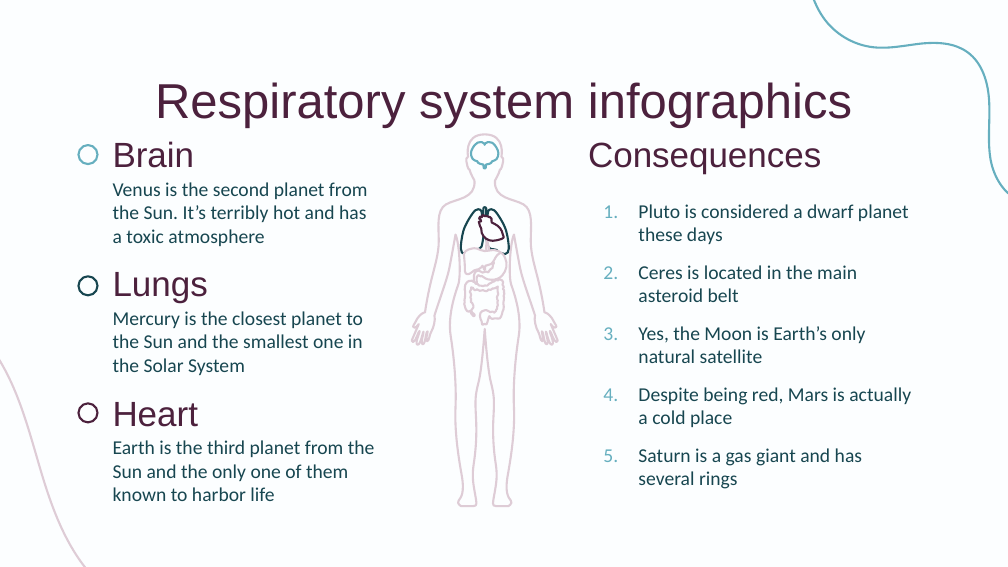
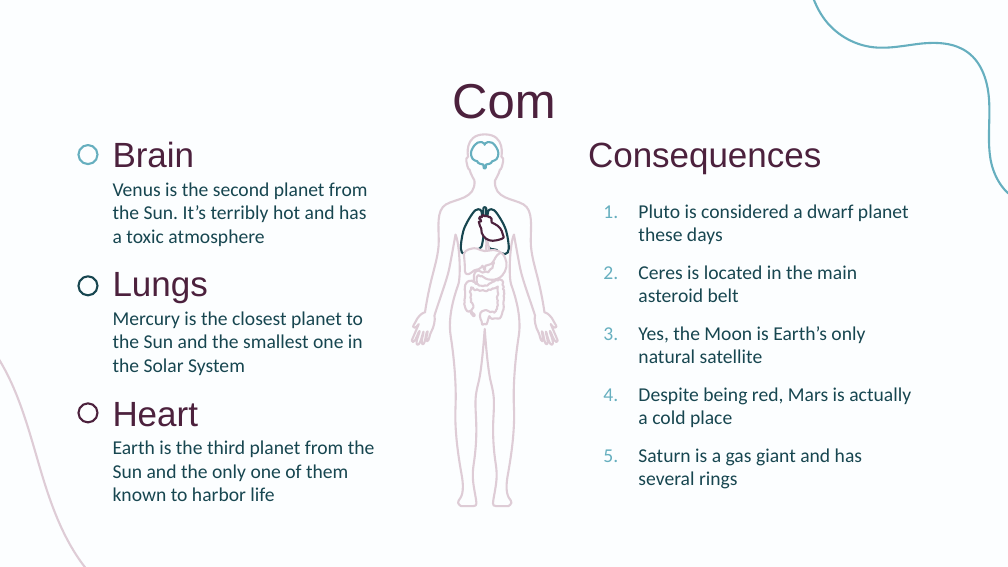
Before and after one commit to AreebaRafiq29/bootcamp-RCM, a slide deck: slide 25 of respiratory-system-issues-breakthrough-infographics.pptx (slide 22 before the commit). Drawn at 1008x567 pixels with LibreOffice and Linux fonts; fonts in the diff are those of the drawing. Boxes give left, top, right and bottom in pixels: in the first picture for what was removed or moved away, otherwise in the second. Text is boxed around its words. In the diff, an @@ line names an element or a change of style, - is before the commit and + after.

```diff
--- a/respiratory-system-issues-breakthrough-infographics.pptx
+++ b/respiratory-system-issues-breakthrough-infographics.pptx
@@ title at <box>452,83,555,119</box>: text changed @@
-Respiratory system infographics
+Com
```
Also in this commit, not shown: 20 other slides changed, 3 slides added.
